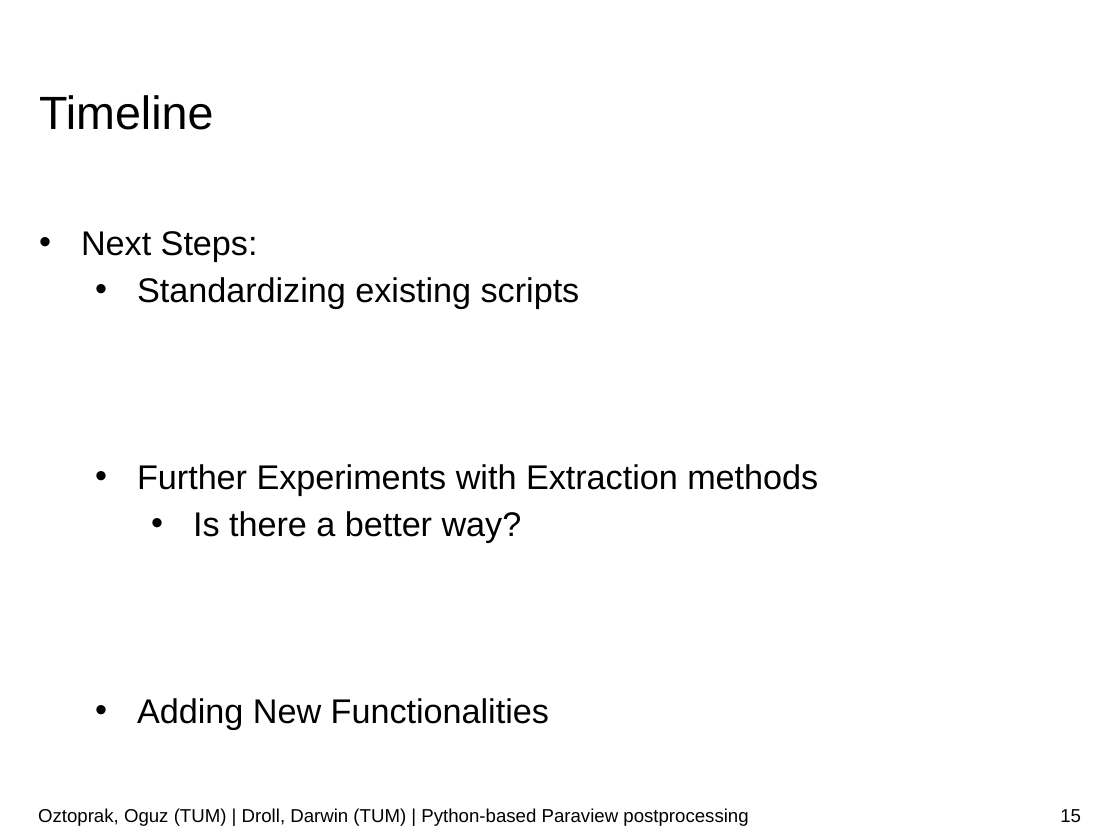
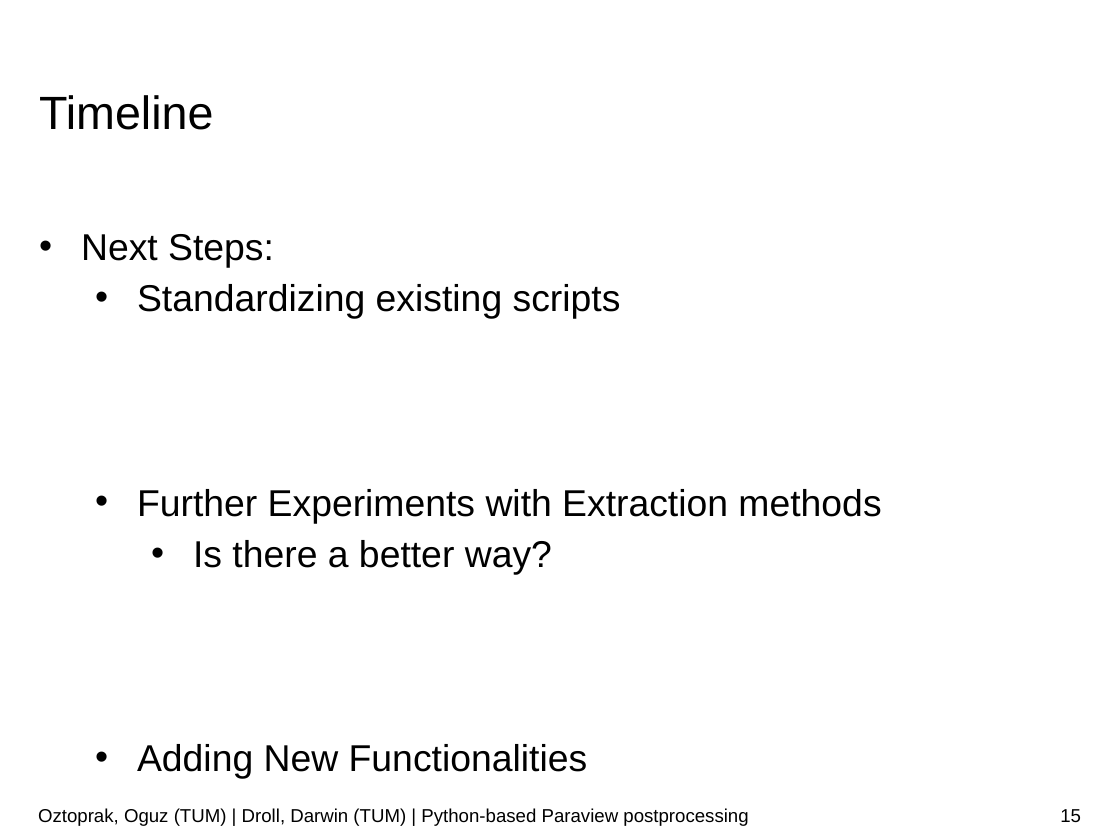
Before and after one commit to JusticeBoi/Paraview-PostProcessing-SoftwareLab, a slide deck: slide 15 of Paraview-postprocessor.pptx. Drawn at 1120x840 pixels with LibreOffice and Linux fonts; fonts in the diff are those of the drawing; background and template pictures are left out. Boxes give left, top, right and bottom in pixels: in the first picture for what was removed or moved away, otherwise in the second. Text is boxed around its words. In the diff, an @@ line names an element or a change of style, - is before the commit and + after.

```diff
--- a/Paraview-postprocessor.pptx
+++ b/Paraview-postprocessor.pptx
@@ text "Next Steps:" at <box>81,234,881,779</box>: size 22 to 24 pt @@
```
Also in this commit, not shown: 14 other slides changed.
